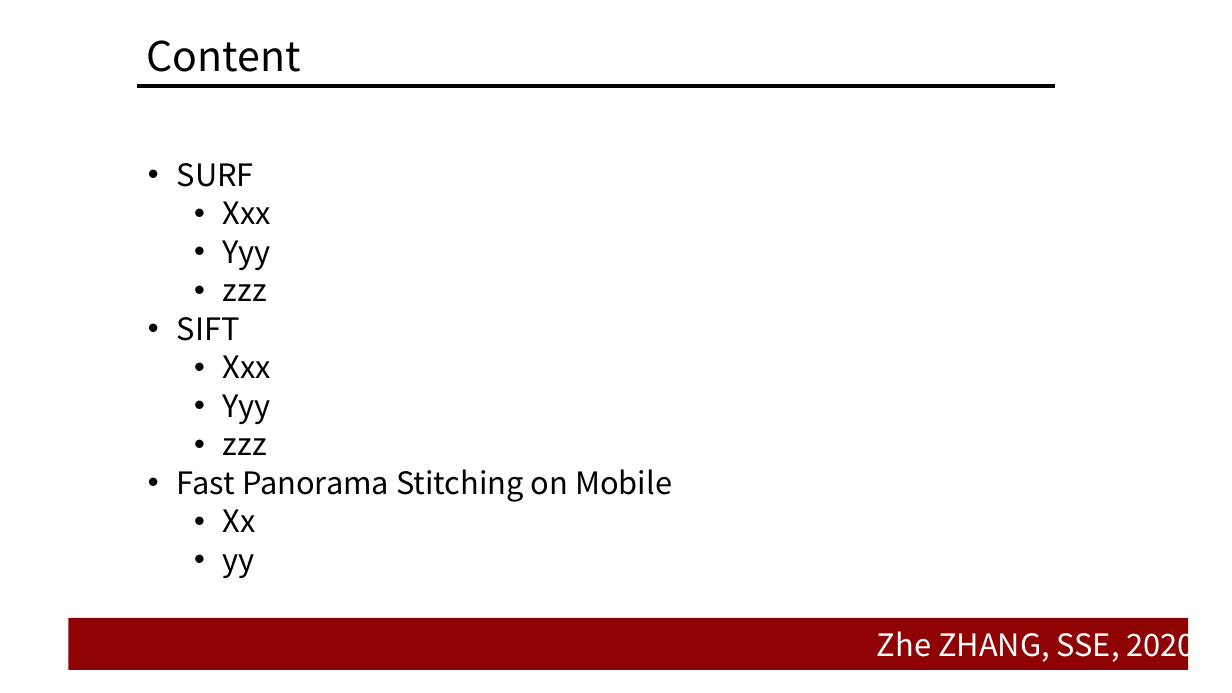
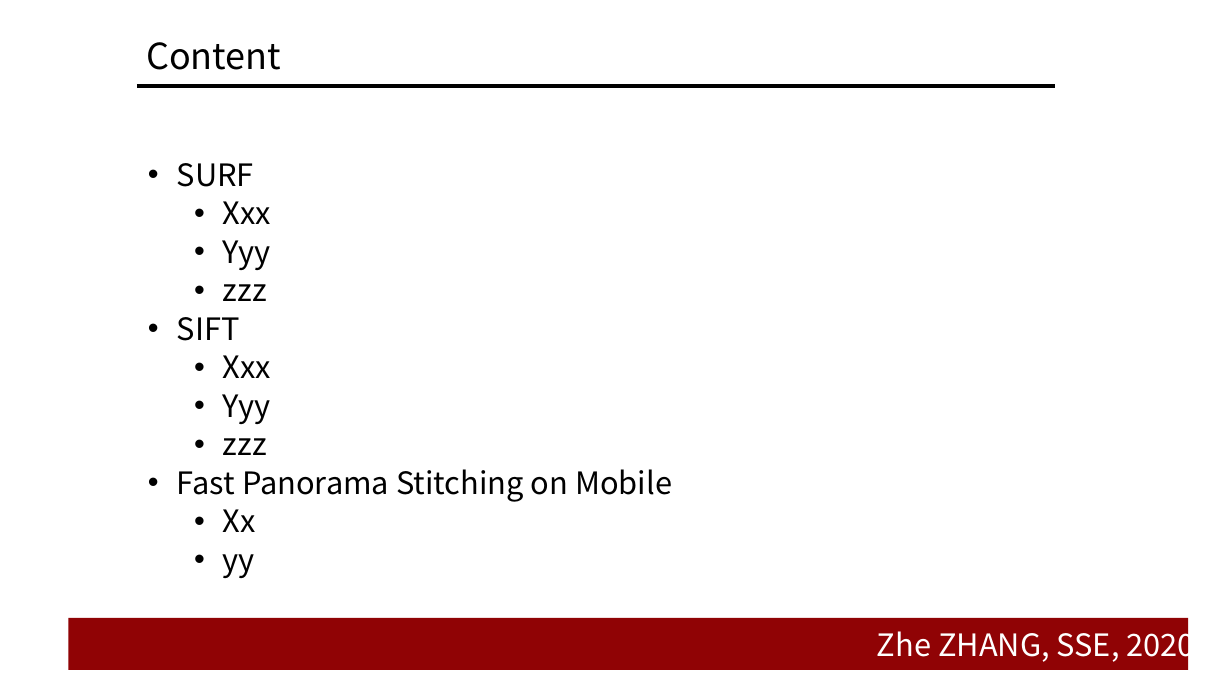
Before and after one commit to doubleZ0108/Panorama-Stitching, a slide deck: slide 2 of Sample/pre/template.pptx. Drawn at 1232x693 pixels with LibreOffice and Linux fonts; fonts in the diff are those of the drawing; background and template pictures are left out. Boxes give left, top, right and bottom in pixels: in the first picture for what was removed or moved away, otherwise in the second. Text is boxed around its words. In the diff, an @@ line names an element or a change of style, - is before the commit and + after.

```diff
--- a/Sample/pre/template.pptx
+++ b/Sample/pre/template.pptx
@@ title "Content" at [146, 42, 281, 70]: size 32 to 28 pt @@
```
Also in this commit, not shown: 1 other slide changed, 2 other files.
